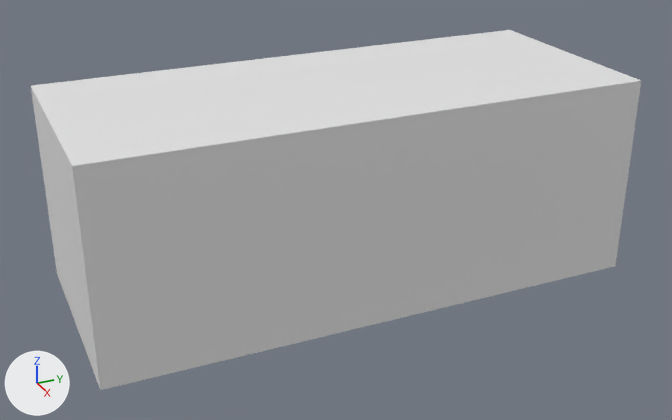
One commit to the FBX model Assets/Prefabs/Rooms/CardRoom.fbx: the scene before it, then after it.
The view is the same before and after, from a 50 mm lens placed at (34.9, -15.8, 20.6), pointed at (0.4, -0.3, 3.3). The axes (+X, +Y, +Z) are drawn at lower left. The lights are the same throughout. The picture after the commit comes second. Where no turn or scale is listed for an object, it has been applied to the vertices.

Objects in the first picture: 'CardRoom.001'.
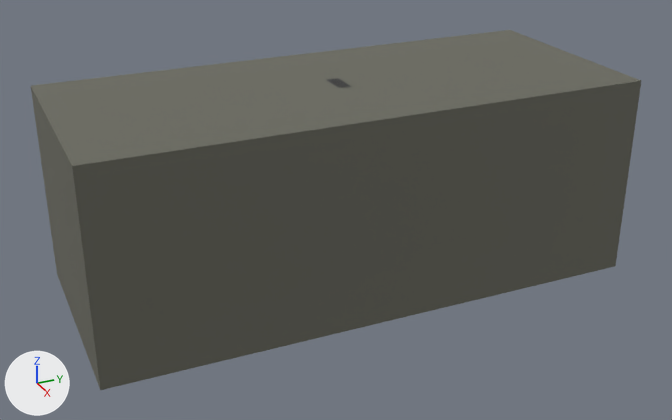
What changed in the scene script:
```text
Add mat_cr_concretewall:
    mat_cr_concretewall = principled_material('CR_ConcreteWall')
    mat_cr_concretewall.base_color = (0.141, 0.141, 0.112)  # dark grey #69695e
    mat_cr_concretewall.roughness = 0.75
Add mat_black:
    mat_black = principled_material('Black')
    mat_black.base_color = (0.04, 0.04, 0.04)  # dark grey #383838
Change me_cube_1692:
    where me_cube_1692.from_pydata(...)  # 28 vertices, 25 faces; spans x -0.2..10.0, y -8.7..15.3, z -3.5..5.5
    add me_cube_1692.materials.append(mat_cr_concretewall)  # dark grey #69695e
Add me_cube_3041:
    me_cube_3041.from_pydata(...)  # 104 vertices, 94 faces; spans x -0.5..0.9, y -0.3..0.3, z 0.96..1.0
    me_cube_3041.materials.append(mat_black)  # dark grey #383838
Add ob_ceilingdoublelight_mat4:
    ob_ceilingdoublelight_mat4 = bpy.data.objects.new('CeilingDoubleLight_Mat4', me_cube_3041)
    ob_ceilingdoublelight_mat4.location = (-0.2, 0.0, 8.0)
```

Location of each change, [x1, y1, x2, y2] in pixels of the pictures (672 x 420 px):
'CardRoom.001', recoloured (white to dark grey): [31, 30, 641, 390] in both
'CeilingDoubleLight_Mat4', added: after [327, 78, 352, 88]
